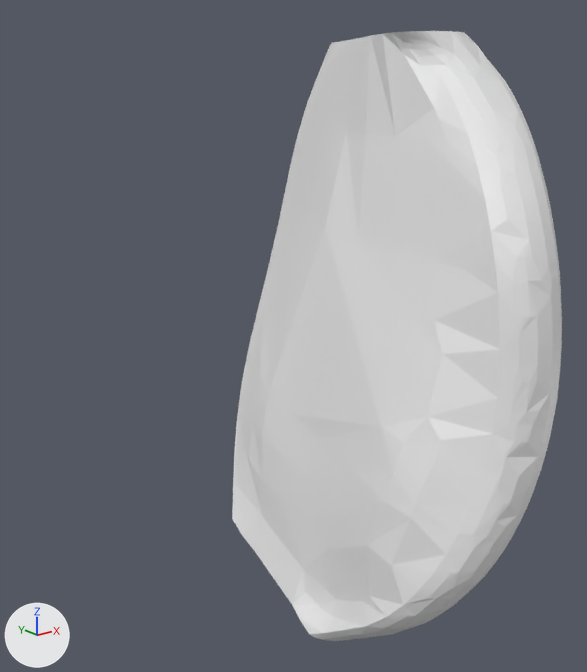
Two versions of the glTF model cad/glb/parts/condyle_pad_med_l.glb, one commit apart.
Rendered twice from a 50 mm lens placed at (-0.1066, -0.0542, 0.0205), pointed at (-0.0643, -0.0013, -0.0007). The axes (+X, +Y, +Z) are drawn at lower left. The lights are the same throughout. The first picture is the older version.

Names of what the first picture shows: 'geometry_0'.
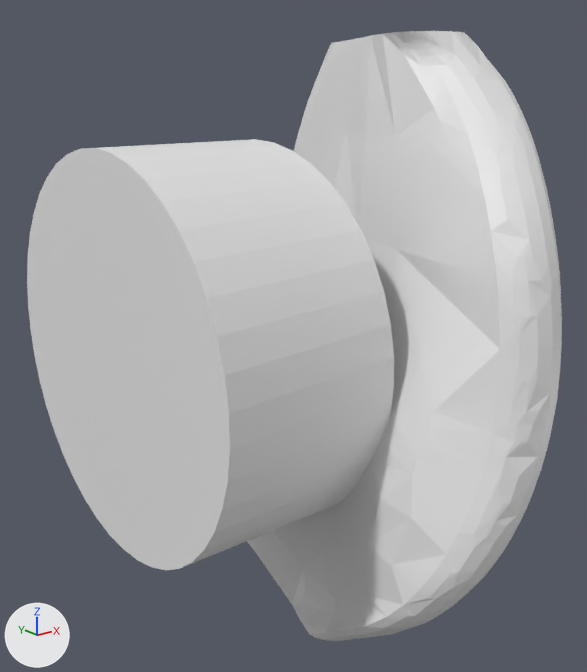
Location of each change, (x1, y1, x2, y2) in pixels of the pictures (587 x 672 px):
'geometry_0', reshaped (62% wider): before (232, 31, 562, 641); after (27, 31, 562, 641)
part 1 of me_geometry_0, built on: before (293, 227, 498, 549); after (27, 139, 498, 570)

What the commit changed:
me_geometry_0 is used by ob_geometry_0; location (0.0, 0.0, 0.0).
me_geometry_0 had 1075 vertices, 2146 faces and spanned x -0.0698..-0.0442, y -0.0258..0.0211, z -0.024..0.024.
me_geometry_0 now has 1158 vertices, 2312 faces and spans x -0.081..-0.0442, y -0.0258..0.0211, z -0.024..0.024.
Part 1, on me_geometry_0:
11 vertices are removed from x -0.0686..-0.064, y -0.0208..-0.0118, z -0.0085..0.0044.
45 faces are deleted.
3 vertices move from x -0.0683..-0.067, y -0.0208..-0.0177, z -0.0063..-0.0028 to x -0.0675..-0.067, y -0.0197..-0.0146, z -0.0065..-0.0024.
94 vertices are added at x -0.081..-0.0666, y -0.0197..0.016, z -0.016..0.016.
211 new faces join them.
